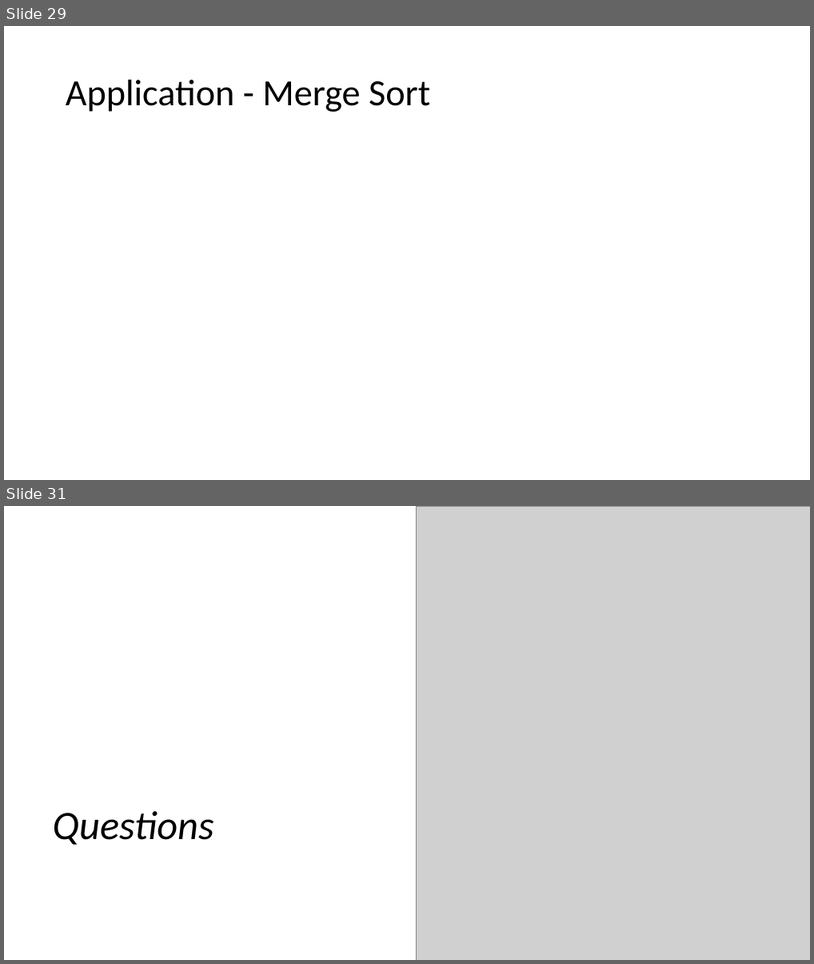
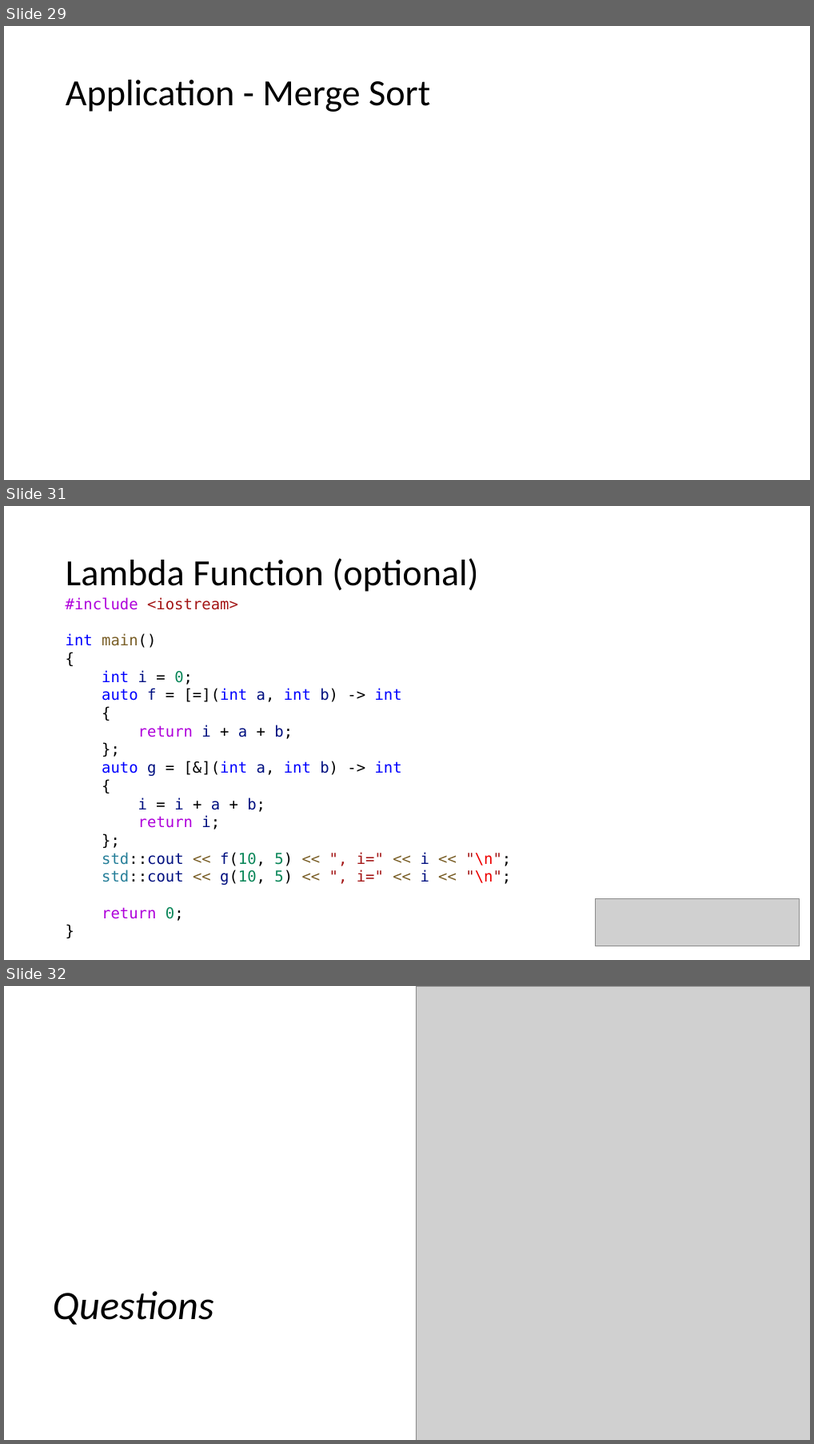
Before and after one commit to CNOCycle/cpp_tutorial, a slide deck: 08-function/00-function.pptx. Shown one above the other, each under a label of ours: slides 29 and 31 before the commit, slides 29, 31 and 32 after it; the slides between them are not shown. The pictures are 814x964 and 814x1444 pixels, drawn with LibreOffice and Linux fonts; fonts in the diff are those of the drawing; grey boxes stand for pictures. Boxes give left, top, right and bottom in pixels: in the first picture for what was removed or moved away, otherwise in the second. Text is boxed around its words. In the diff, an @@ line names an element or a change of style, - is before the commit and + after.

```diff
--- a/08-function/00-function.pptx
+++ b/08-function/00-function.pptx
@@ slide 31 added at [4,506,810,960], background #FFFFFF @@
@@ title added at [66,558,478,592], 44 pt, text #000000 @@
+Lambda Function (optional)
@@ text added at [66,597,511,920], 18 pt, text #000000 @@
+#include <iostream>
+int main()
+{
+int i = 0;
+auto f = [=](int a, int b) -> int
+{
+return i + a + b;
+};
+auto g = [&](int a, int b) -> int
+{
+i = i + a + b;
+return i;
+};
+std::cout << f(10, 5) << ", i=" << i << "\n";
+std::cout << g(10, 5) << ", i=" << i << "\n";
+return 0;
+}
@@ picture added at [596,898,799,946] @@
@@ what was slide 31 is now slide 32 @@
```
Also in this commit, not shown: 1 slide changed, 4 other files.
